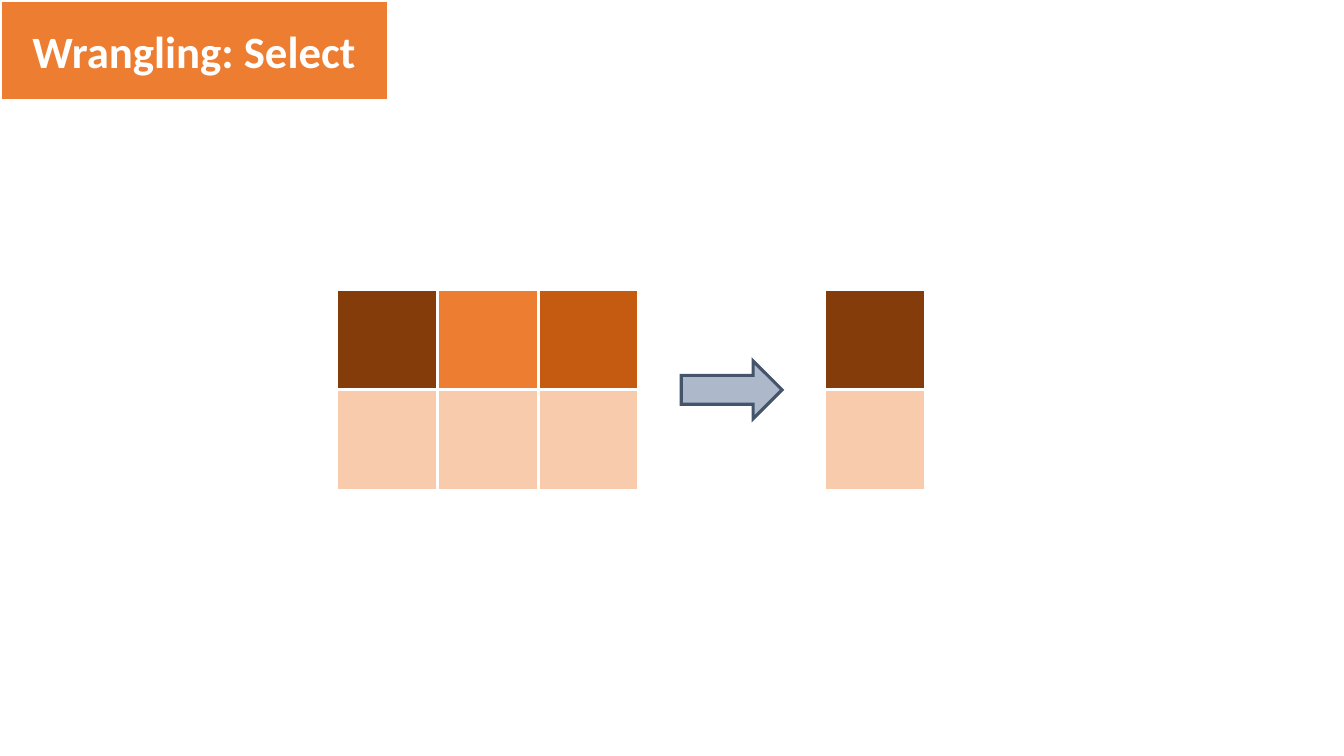
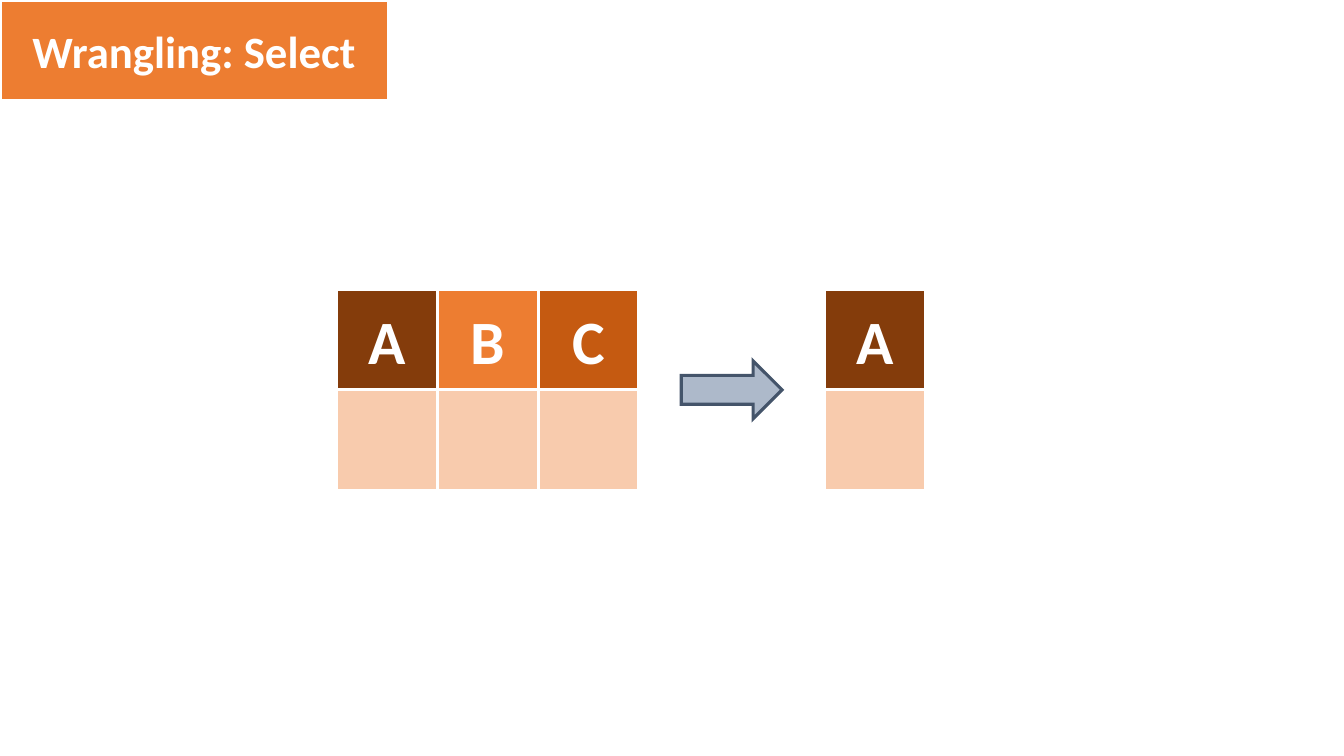
Before and after one commit to NCEAS/scicomp-workshop-template, a slide deck: slide 1 of images/tidyverse-visuals-dev.pptx. Drawn at 1344x756 pixels with LibreOffice and Linux fonts; fonts in the diff are those of the drawing. Boxes give left, top, right and bottom in pixels: in the first picture for what was removed or moved away, otherwise in the second. Text is boxed around its words. In the diff, an @@ line names an element or a change of style, - is before the commit and + after.

```diff
--- a/images/tidyverse-visuals-dev.pptx
+++ b/images/tidyverse-visuals-dev.pptx
@@ text in rectangle at (x1=368, y1=324, x2=405, y2=364): text added @@
+A
@@ text in rectangle at (x1=471, y1=324, x2=505, y2=364): text added @@
+B
@@ text in rectangle at (x1=572, y1=323, x2=605, y2=365): text added @@
+C
@@ text in rectangle at (x1=856, y1=324, x2=893, y2=364): text added @@
+A
```
Also in this commit, not shown: 6 other slides changed, 1 slide added.
